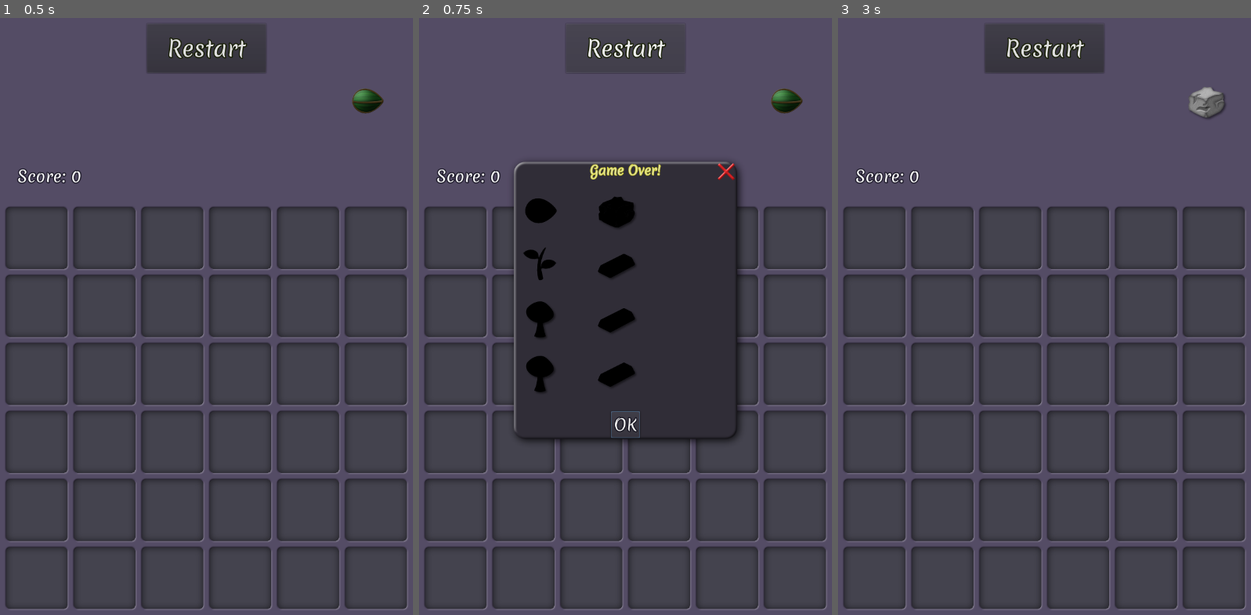
Above: before the commit, frames 1-3 (left to right).
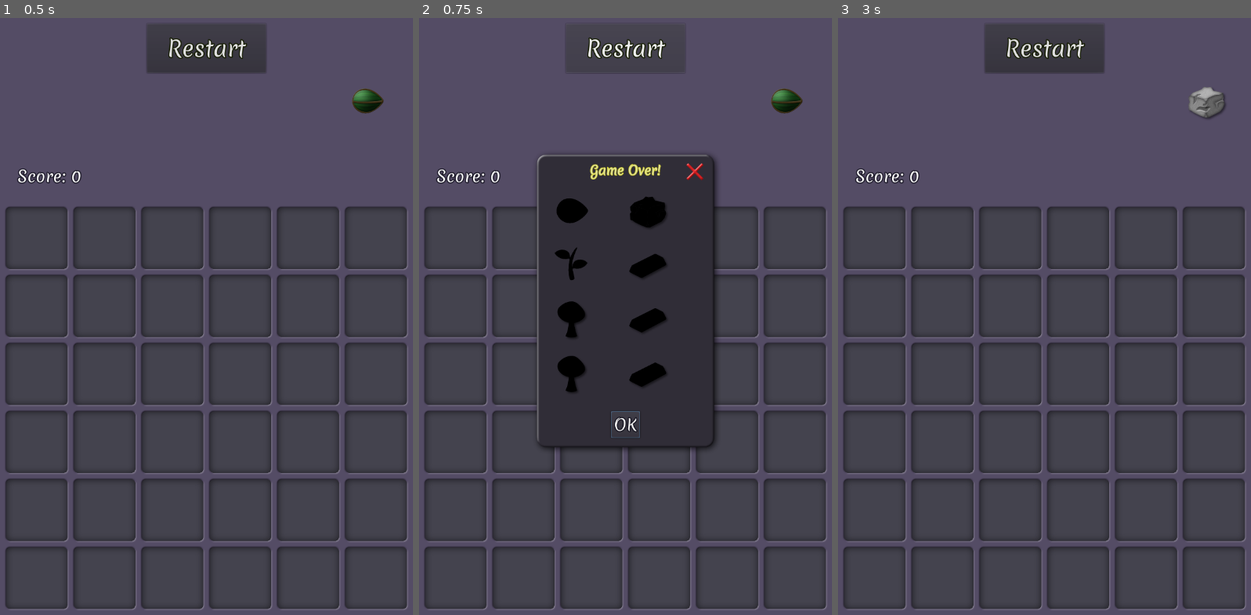
Above: after the commit, the same moments.

Repository: vibrunazo/godot-ttt
Game: Godot game, scene res://scenes/main.tscn
Two runs of this game, one before a commit and one after it. Both use one fixed random seed, a clock stepped at 60 frames per second and the inputs below.
Inputs:
- Up to frame 1 (0.5 s): no input
- Up to frame 2 (0.75 s): click "Restart" at 0.5 s
- Up to frame 3 (3 s): click "Restart" at 1.25 s; click "Restart" at 2 s; click "OK" at 2.75 s

Frame 1 is identical in both runs. In frame 2, 6.5% of the frame differs, in the area x 22-78%, y 22-73%; in frame 3, nothing differs.

Commit message:
adjust gameover dialog size

Diff:
--- a/scenes/game_over.tscn
+++ b/scenes/game_over.tscn
@@ -4,9 +4,10 @@
 [ext_resource path="res://scenes/Collection.tscn" type="PackedScene" id=2]
 
 [node name="GameOver" type="AcceptDialog"]
-margin_right = 672.0
+visible = true
+margin_right = 451.0
 margin_bottom = 502.0
-rect_min_size = Vector2( 440, 500 )
+rect_min_size = Vector2( 320, 500 )
 theme = ExtResource( 1 )
 window_title = "Game Over!"
 resizable = true
@@ -16,9 +17,9 @@
 visible = false
 anchor_left = 0.5
 anchor_right = 0.5
-margin_left = -328.0
+margin_left = -217.5
 margin_top = 8.0
-margin_right = 328.0
+margin_right = 217.5
 margin_bottom = 435.0
 theme = ExtResource( 1 )
 text = "Restart Game?"
--- a/style_boxes/dialog_box.tres
+++ b/style_boxes/dialog_box.tres
@@ -9,7 +9,9 @@
 margin_right = 40.0
 margin_top = 40.0
 margin_bottom = 40.0
-expand_margin_left = 12.0
-expand_margin_right = 12.0
-expand_margin_top = 54.0
-expand_margin_bottom = 12.0
+expand_margin_left = 24.0
+expand_margin_right = 24.0
+expand_margin_top = 64.0
+expand_margin_bottom = 24.0
+axis_stretch_horizontal = 1
+axis_stretch_vertical = 2
